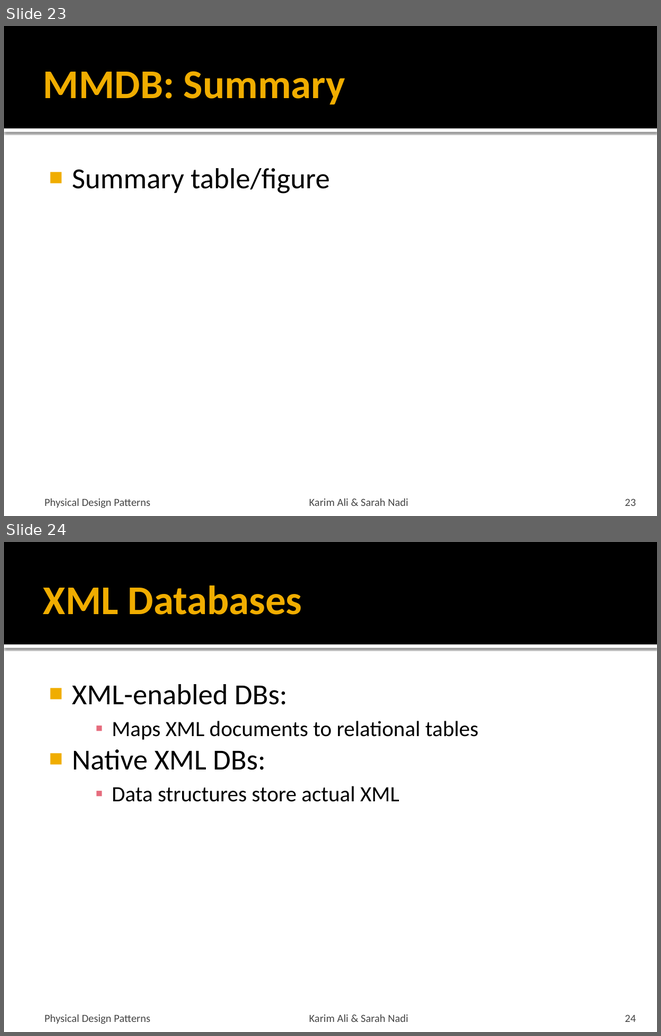
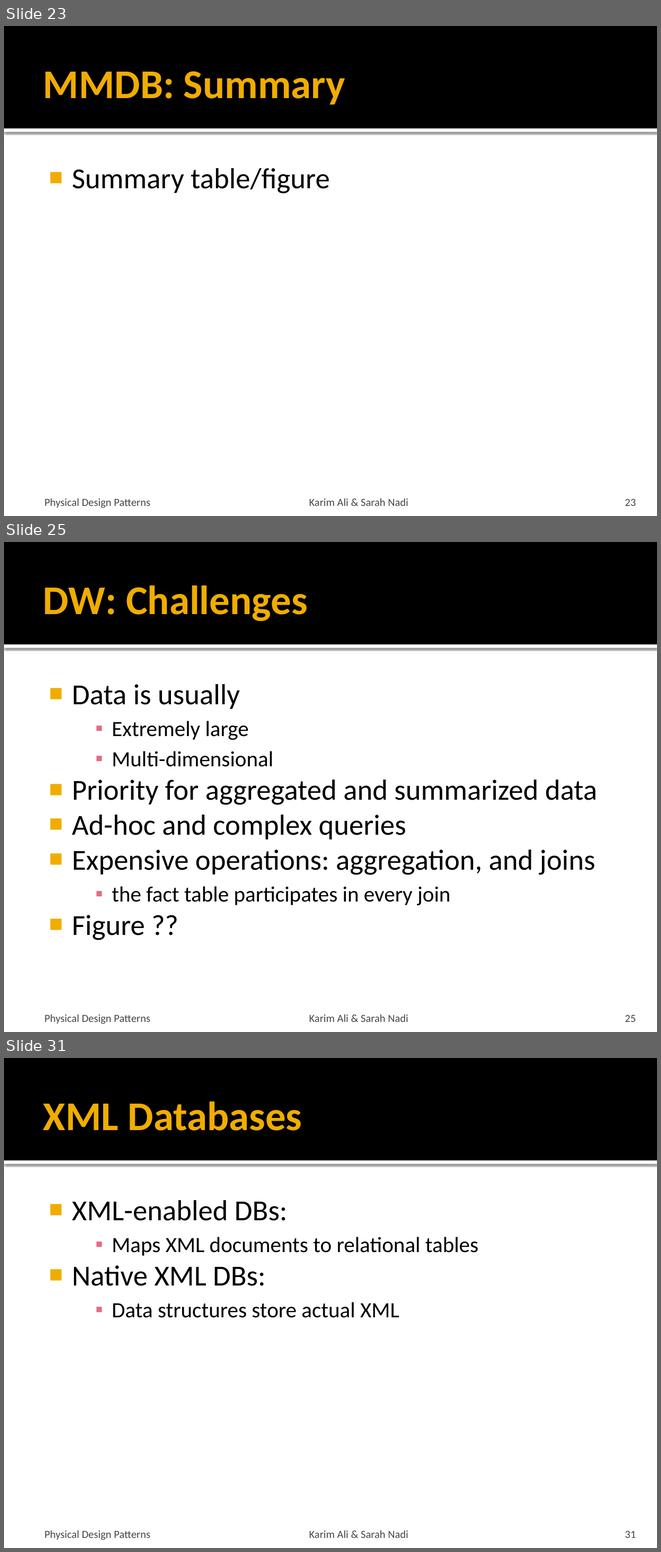
Before and after one commit to snadi/cs848-db, a slide deck: cs848-db/PhysDesignPres.pptx. Shown one above the other, each under a label of ours: slides 23 and 24 before the commit, slides 23, 25 and 31 after it; the slides between them are not shown. The pictures are 661x1036 and 661x1552 pixels, drawn with LibreOffice and Linux fonts; fonts in the diff are those of the drawing. Boxes give left, top, right and bottom in pixels: in the first picture for what was removed or moved away, otherwise in the second. Text is boxed around its words. In the diff, an @@ line names an element or a change of style, - is before the commit and + after.

```diff
--- a/cs848-db/PhysDesignPres.pptx
+++ b/cs848-db/PhysDesignPres.pptx
@@ slide 25 added at [4,542,657,1032], background #FFFFFF; not listed: 2 template elements that a slide beside it also shows @@
@@ title added at [43,585,308,621], 45 pt, text #F0AD00, bold @@
+DW: Challenges
@@ text added at [72,684,597,940], 32 pt, text #000000 @@
+■ Data is usually
+    ▪ Extremely large
+    ▪ Multi-dimensional
+■ Priority for aggregated and summarized data
+■ Ad-hoc and complex queries
+■ Expensive operations: aggregation, and joins
+    ▪ the fact table participates in every join
+■ Figure ??
@@ text added at [44,1014,150,1024], 12 pt, text #454545 @@
+Physical Design Patterns
@@ text added at [309,1014,408,1022], 12 pt, text #454545 @@
+Karim Ali & Sarah Nadi
@@ page number added at [625,1014,636,1022], 12 pt, text #454545 @@
+25
@@ what was slide 24 is now slide 31 @@
@@ page number at [625,1530,636,1538]: text changed @@
-24
+31
```
Also in this commit, not shown: 1 slide changed, 6 other slides added.
